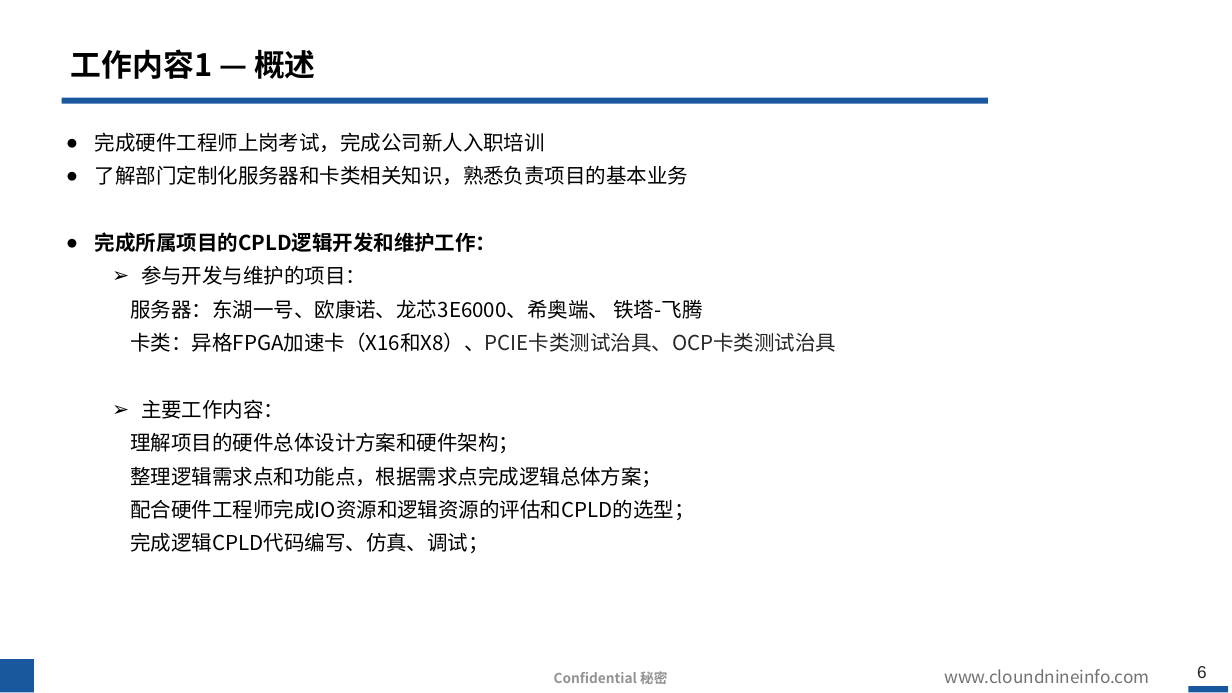
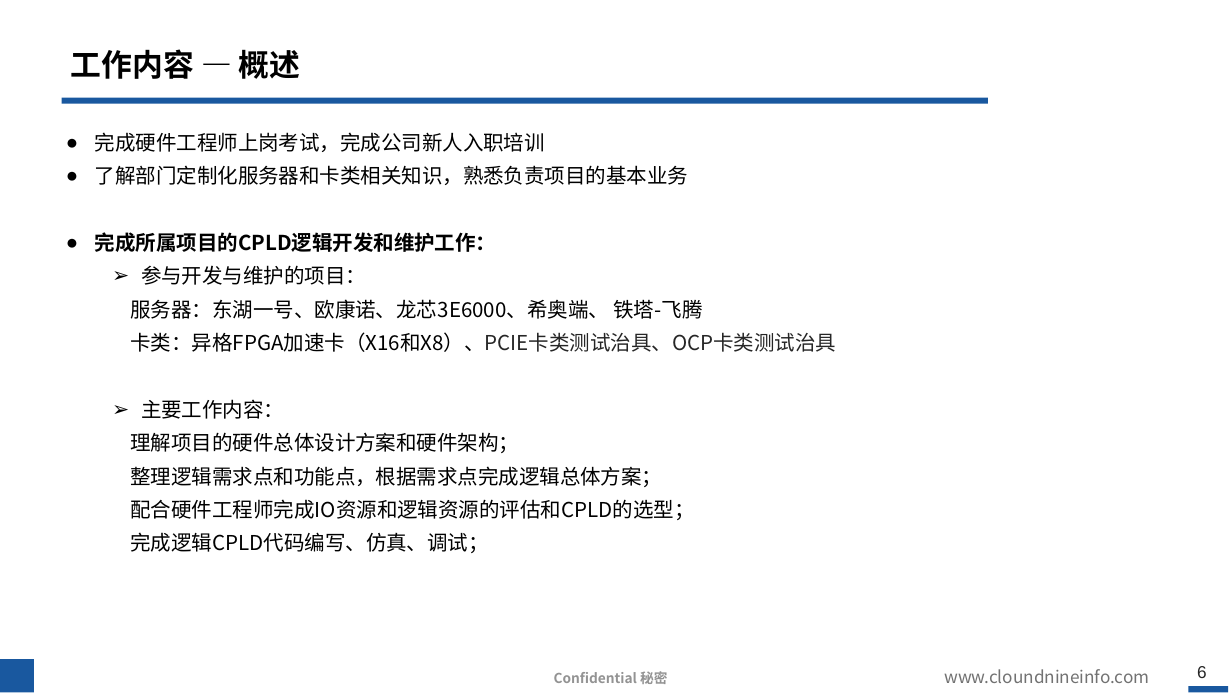
Before and after one commit to hahada-998/Tieta_code, a slide deck: slide 6 of 转正答辩.pptx. Drawn at 1232x693 pixels with LibreOffice and Linux fonts; fonts in the diff are those of the drawing; background and template pictures are left out. Boxes give left, top, right and bottom in pixels: in the first picture for what was removed or moved away, otherwise in the second. Text is boxed around its words. In the diff, an @@ line names an element or a change of style, - is before the commit and + after.

```diff
--- a/转正答辩.pptx
+++ b/转正答辩.pptx
@@ title at <box>71,49,301,79</box>: text changed @@
-工作内容1 — 概述
+工作内容 — 概述
```
Also in this commit, not shown: 7 other slides changed, 3 slides added, 26 slides removed, 2 other files.
